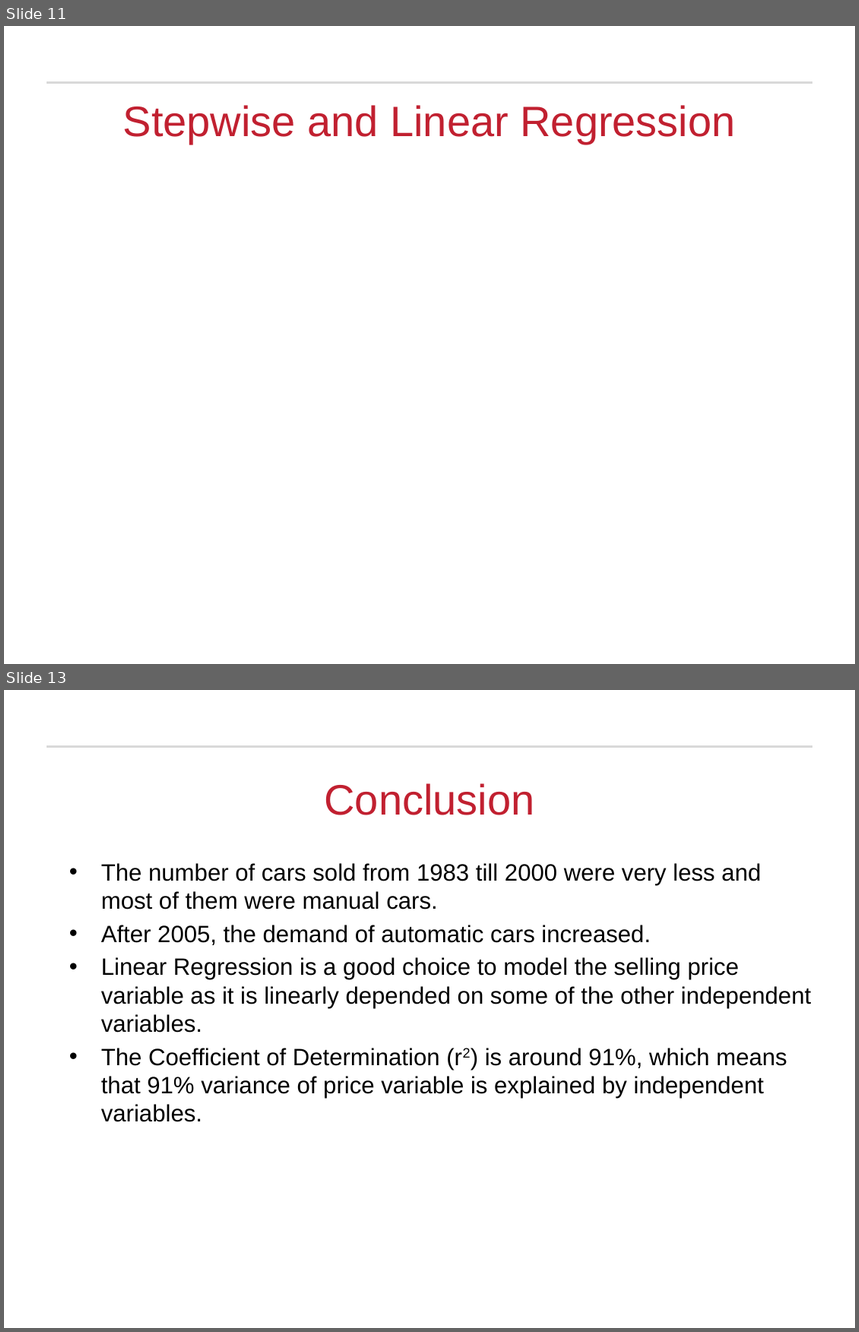
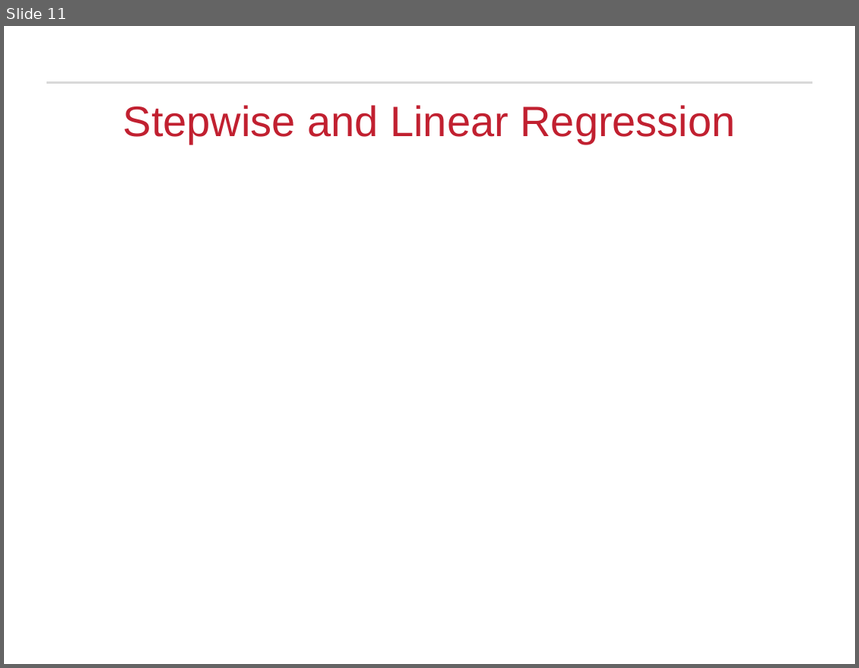
Before and after one commit to rajakash31/Presidential_Election_2016_Classification, a slide deck: Final Submission/Presidential Election Analysis_Final.pptx. Shown one above the other, each under a label of ours: slides 11 and 13 before the commit, slide 11 after it; the slides between them are not shown. The pictures are 859x1332 and 859x668 pixels, drawn with LibreOffice and Linux fonts; fonts in the diff are those of the drawing; background and template pictures are left out. Boxes give left, top, right and bottom in pixels: in the first picture for what was removed or moved away, otherwise in the second. Text is boxed around its words. In the diff, an @@ line names an element or a change of style, - is before the commit and + after.

Commit message:
linear regression results1

```diff
--- a/Final Submission/Presidential Election Analysis_Final.pptx
+++ b/Final Submission/Presidential Election Analysis_Final.pptx
@@ slide 13 removed at <box>4,690,855,1328</box>, background #FFFFFF; not listed: 1 template element that a slide beside it also shows @@
@@ title removed at <box>324,783,534,815</box> @@
-Conclusion
@@ text removed at <box>101,863,811,1122</box> @@
-• The number of cars sold from 1983 till 2000 were very less and most of them were manual cars.
-• After 2005, the demand of automatic cars increased.
-• Linear Regression is a good choice to model the selling price variable as it is linearly depended on some of the other independent variables.
-• The Coefficient of Determination (r2) is around 91%, which means that 91% variance of price variable is explained by independent variables.
```
Also in this commit, not shown: 2 slides changed, 3 slides added, 1 other slide removed, 3 other files.
